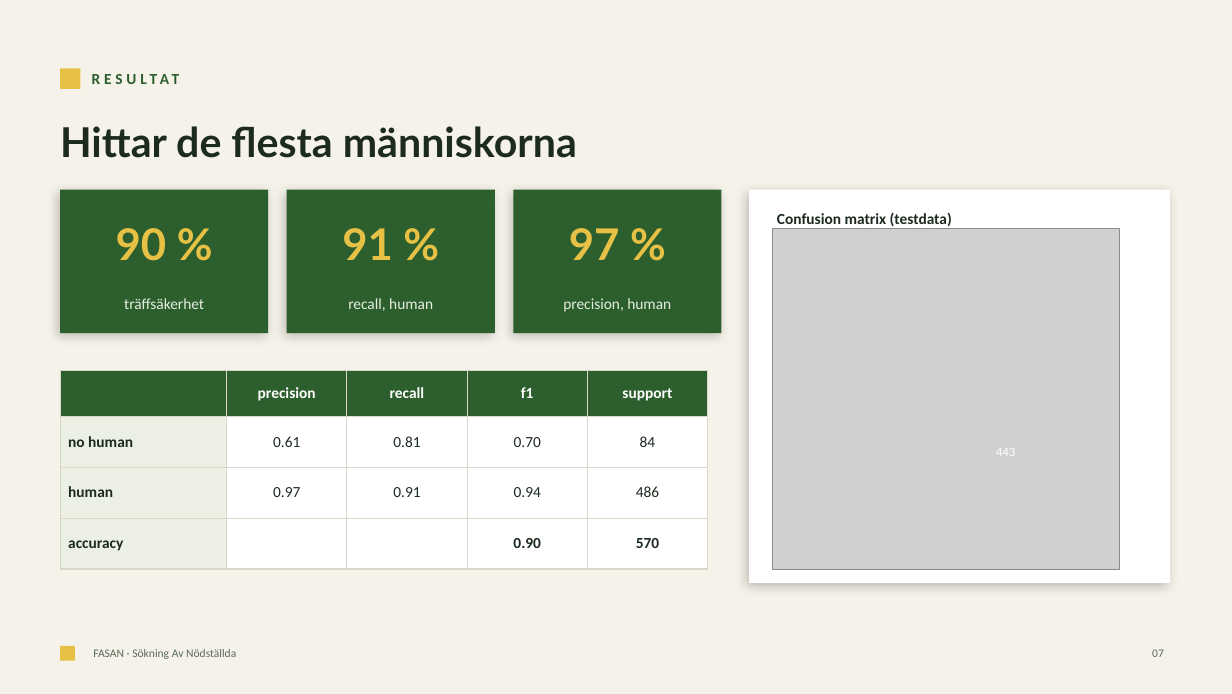
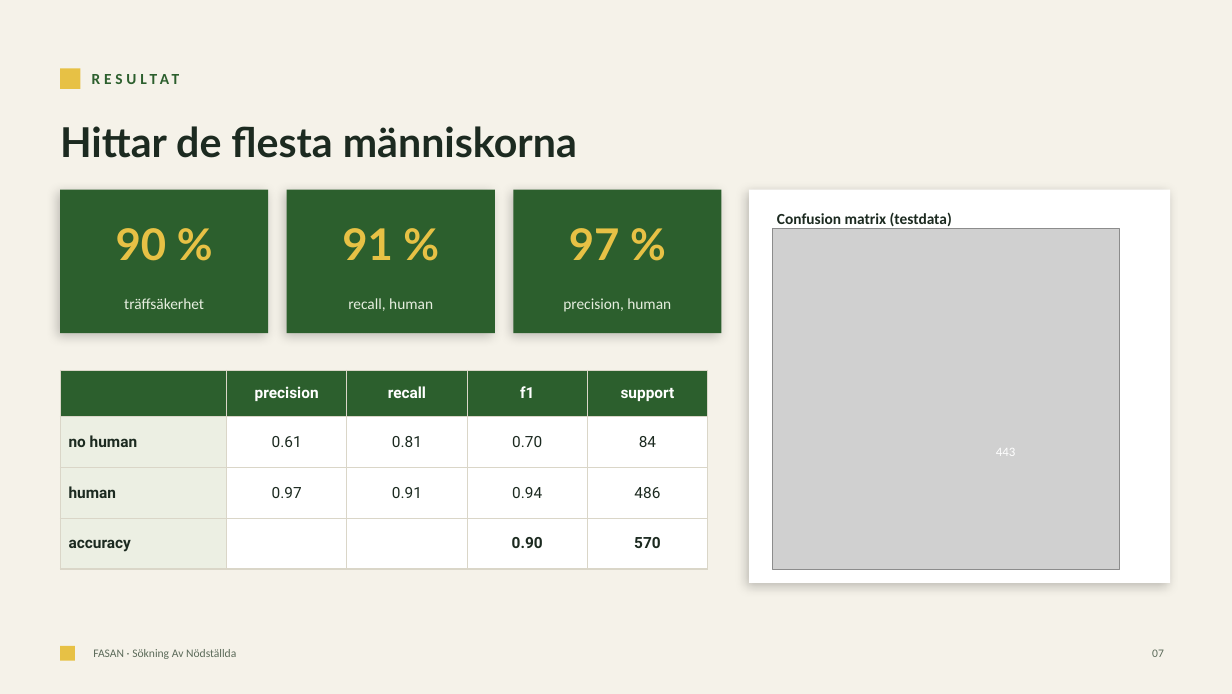
Before and after one commit to VWiman/fasan, a slide deck: slide 8 of FASAN_presentation.pptx (slide 7 before the commit). Drawn at 1232x694 pixels with LibreOffice and Linux fonts; fonts in the diff are those of the drawing; grey boxes stand for pictures. Boxes give left, top, right and bottom in pixels: in the first picture for what was removed or moved away, otherwise in the second. Text is boxed around its words. In the diff, an @@ line names an element or a change of style, - is before the commit and + after.

```diff
--- a/FASAN_presentation.pptx
+++ b/FASAN_presentation.pptx
@@ table at box(60, 370, 708, 569) @@
@@ font Calibri to Roboto @@
```
Also in this commit, not shown: 4 other slides changed, 2 slides added, 1 other file.
